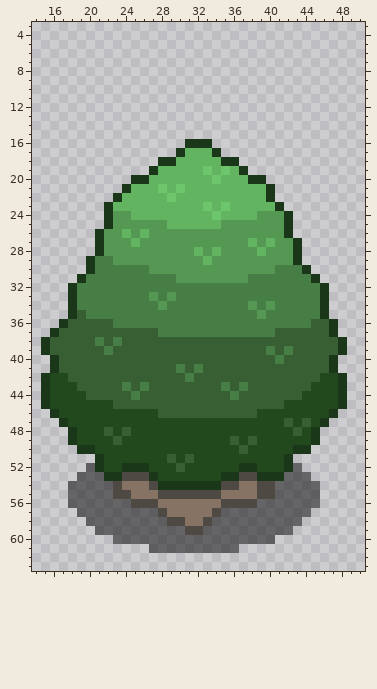
Pixel-art sprite: Assets/_Project/Art/Exports/SPR Tree.png. Above, as it was before the edit.
The file is 64x64 pixels. Shown: x 14..50, y 3..63.
After the commit:
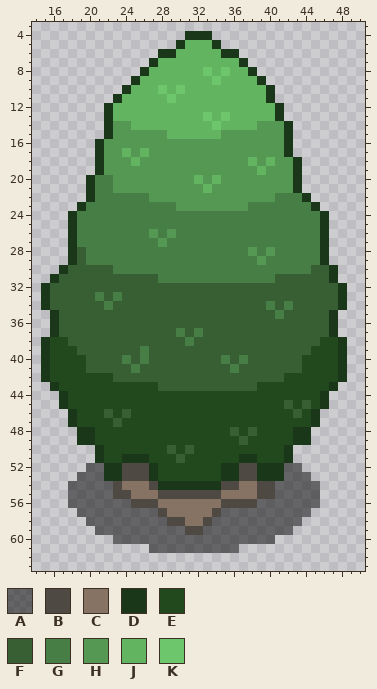
Palette (. is transparent): A #00000081  B #4f4943  C #877363  D #1b371a  E #22481e  F #375f33  G #477e45  H #549853  J #62b460  K #6dc66b
What changed:
@@ x 14..50 @@
  3 .....................................
- 4 .....................................
- 5 .....................................
- 6 .....................................
- 7 .....................................
- 8 .....................................
- 9 .....................................
-10 .....................................
-11 .....................................
-12 .....................................
-13 .....................................
-14 .....................................
-15 .....................................
-16 .................DDD.................
-17 ................DJJJD................
-18 ..............DDJJJJJDD..............
-19 .............DJJJJJKJKJD.............
-20 ...........DDJJJJJJJKJJJDD...........
-21 ..........DJJJKJKJJJJJJJJJD..........
-22 .........DJJJJJKJJJJJJJJJJD..........
-23 ........DJJJJJJJJJJKJKJJJJJD.........
-24 ........DHHJJJJJJJJJKJJJJHHHD........
-25 ........DHHHHHHJJJJJJHHHHHHHD........
-26 .......DHHJHJHHHHHHHHHHHHHHHD........
-27 .......DHHHJHHHHHHHHHHHHJHJHHD.......
-28 .......DHHHHHHHHHHJHJHHHHJHHHD.......
-29 ......DGGHHHHHHHHHHJHHHHHHHHHD.......
-30 ......DGGGGGGHHHHHHHHHHHHHHGGGD......
-31 .....DGGGGGGGGGGHHHHHHHHGGGGGGGD.....
-32 ....DGGGGGGGGGGGGGGGGGGGGGGGGGGGD....
-33 ....DGGGGGGGGHGHGGGGGGGGGGGGGGGGD....
-34 ....DGGGGGGGGGHGGGGGGGGGHGHGGGGGD....
-35 ....DFGGGGGGGGGGGGGGGGGGGHGGGGGGD....
-36 ...DFFFFFGGGGGGGGGGGGGGGGGGGGGGFFD...
-37 ..DFFFFFFFFFFFGGGGGGGGGGGGGFFFFFFD...
-38 .DFFFFFGFGFFFFFFFFFFFFFFFFFFFFFFFFD..
-39 .DFFFFFFGFFFFFFFFFFFFFFFFFGFGFFFFFD..
-40 ..DFFFFFFFFFFFFFFFFFFFFFFFFGFFFFFD...
-41 ..DFFFFFFFFFFFFFGFGFFFFFFFFFFFFFFD...
-42 .DEEFFFFFFFFFFFFFGFFFFFFFFFFFFFFEED..
-43 .DEEEFFFFFGFGFFFFFFFFGFGFFFFFFFEEED..
-44 .DEEEEFFFFFGFFFFFFFFFFGFFFFFFFEEEED..
-45 .DEEEEEEEFFFFFFFFFFFFFFFFFFFEEEEEED..
-46 ..DEEEEEEEEEEEFFFFFFFFFFFEEEEEEEED...
-47 ...DEEEEEEEEEEEEEEEEEEEEEEEEFEFED....
-48 ....DEEEFEFEEEEEEEEEEEEEEEEEEFED.....
-49 ....DEEEEFEEEEEEEEEEEEFEFEEEEEED.....
-50 .....DDEEEEEEEEEEEEEEEEFEEEEEDD......
-51 .......DEEEEEEEFEFEEEEEEEEEED........
-52 ......ADEEDDDEEEFEEEEEEDDEEEDA.......
+ 4 .................DDD.................
+ 5 ................DJJJD................
+ 6 ..............DDJJJJJDD..............
+ 7 .............DJJJJJJJJJD.............
+ 8 ............DJJJJJJKJKJJD............
+ 9 ...........DJJJJJJJJKJJJJD...........
+10 ..........DJJJKJKJJJJJJJJJD..........
+11 .........DJJJJJKJJJJJJJJJJD..........
+12 ........DJJJJJJJJJJJJJJJJJJD.........
+13 ........DJJJJJJJJJJKJKJJJJJD.........
+14 ........DHHJJJJJJJJJKJJJJHHHD........
+15 ........DHHHHHHJJJJJJHHHHHHHD........
+16 .......DHHHHHHHHHHHHHHHHHHHHD........
+17 .......DHHJHJHHHHHHHHHHHHHHHD........
+18 .......DHHHJHHHHHHHHHHHHJHJHHD.......
+19 .......DHHHHHHHHHHHHHHHHHJHHHD.......
+20 ......DGGHHHHHHHHHJHJHHHHHHHHD.......
+21 ......DGGHHHHHHHHHHJHHHHHHHHHD.......
+22 ......DGGGGGGHHHHHHHHHHHHHHGGGD......
+23 .....DGGGGGGGGGGHHHHHHHHGGGGGGGD.....
+24 ....DGGGGGGGGGGGGGGGGGGGGGGGGGGGD....
+25 ....DGGGGGGGGGGGGGGGGGGGGGGGGGGGD....
+26 ....DGGGGGGGGHGHGGGGGGGGGGGGGGGGD....
+27 ....DGGGGGGGGGHGGGGGGGGGGGGGGGGGD....
+28 ....DFGGGGGGGGGGGGGGGGGGHGHGGGGGD....
+29 ....DFGGGGGGGGGGGGGGGGGGGHGGGGGGD....
+30 ...DFFFFFGGGGGGGGGGGGGGGGGGGGGGFFD...
+31 ..DFFFFFFFFFFFGGGGGGGGGGGGGFFFFFFD...
+32 .DFFFFFFFFFFFFFFFFFFFFFFFFFFFFFFFFD..
+33 .DFFFFFGFGFFFFFFFFFFFFFFFFFFFFFFFFD..
+34 .DFFFFFFGFFFFFFFFFFFFFFFFFGFGFFFFFD..
+35 ..DFFFFFFFFFFFFFFFFFFFFFFFFGFFFFFD...
+36 ..DFFFFFFFFFFFFFFFFFFFFFFFFFFFFFFD...
+37 ..DFFFFFFFFFFFFFGFGFFFFFFFFFFFFFFD...
+38 .DEEFFFFFFFFFFFFFGFFFFFFFFFFFFFFEED..
+39 .DEEEFFFFFFFGFFFFFFFFFFFFFFFFFFEEED..
+40 .DEEEEFFFFGFGFFFFFFFFGFGFFFFFFEEEED..
+41 .DEEEEFFFFFGFFFFFFFFFFGFFFFFFFEEEED..
+42 .DEEEEEEEFFFFFFFFFFFFFFFFFFFEEEEEED..
+43 ..DEEEEEEEEEEEFFFFFFFFFFFEEEEEEEED...
+44 ...DEEEEEEEEEEEEEEEEEEEEEEEEEEEED....
+45 ...DEEEEEEEEEEEEEEEEEEEEEEEEFEFED....
+46 ....DEEEFEFEEEEEEEEEEEEEEEEEEFED.....
+47 ....DEEEEFEEEEEEEEEEEEEEEEEEEEED.....
+48 .....DDEEEEEEEEEEEEEEEFEFEEEEDD......
+49 .....DDEEEEEEEEEEEEEEEEFEEEEEDD......
+50 .......DEEEEEEEFEFEEEEEEEEEED........
+51 .......DEEDDDEEEFEEEEEEDDEEED........
+52 ......AADDBBBDEEEEEEEDDBBDDDAA.......
 53 .....AAADDBBBDEEEEEEEDDBBDDDAAA......
